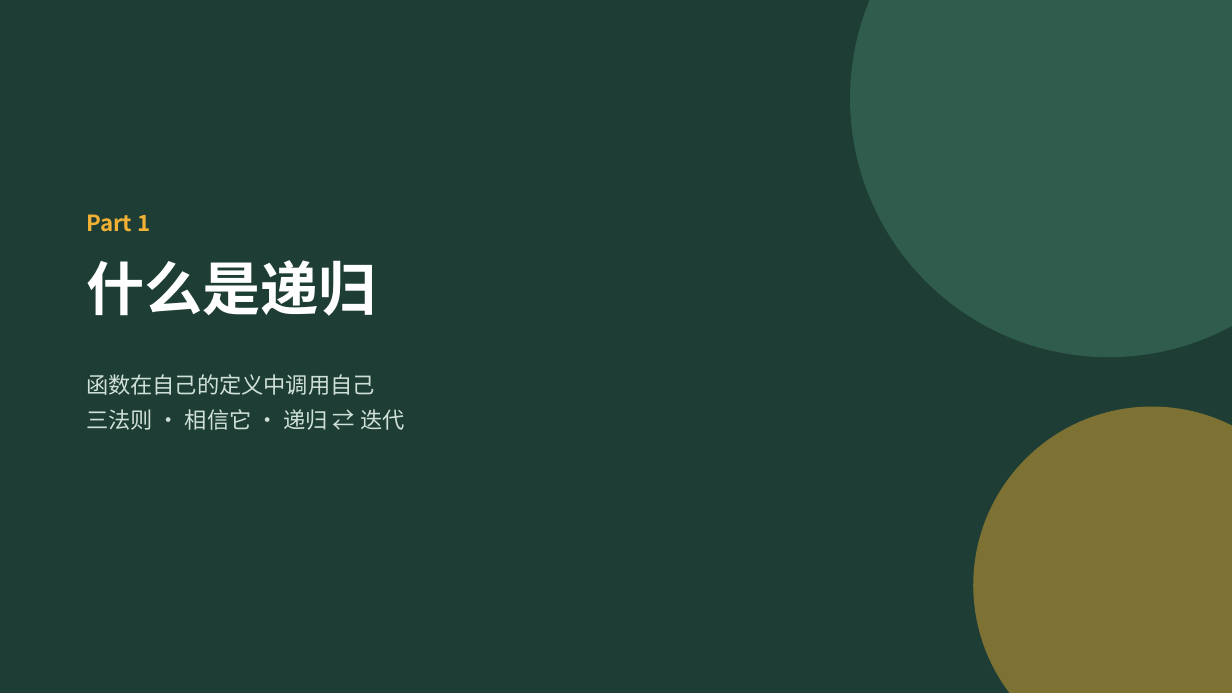
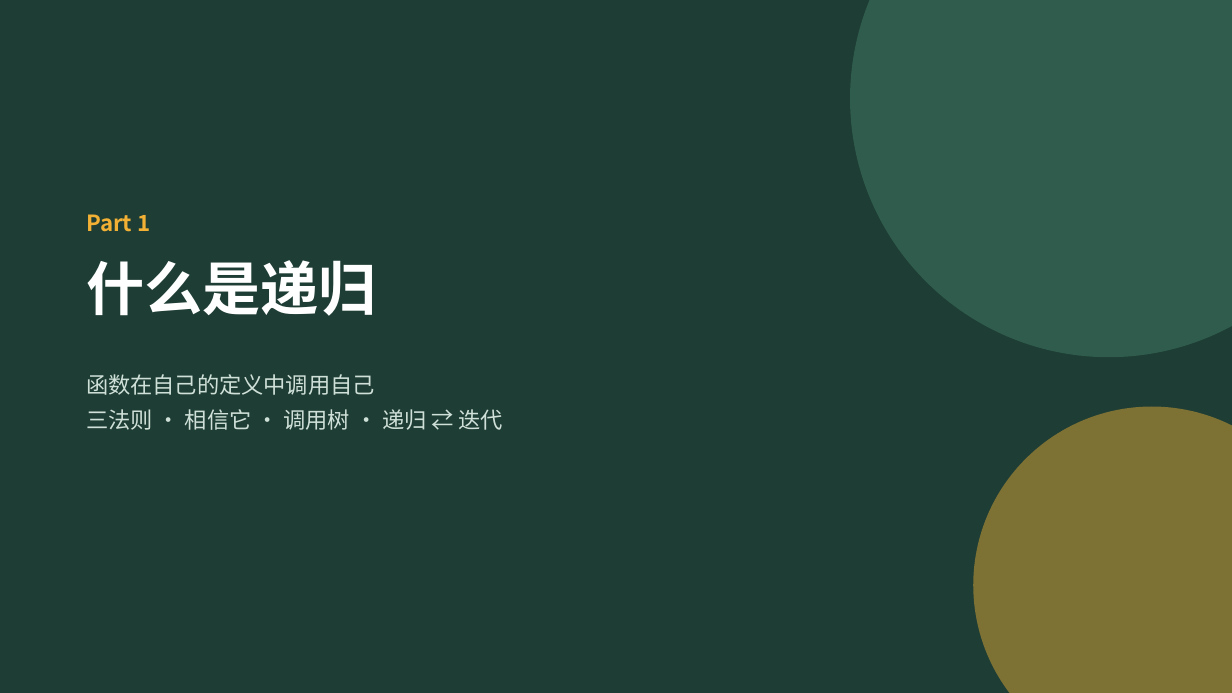
Before and after one commit to pangyouwei/2026fall-cs101, a slide deck: slide 4 of 课件/202610_ADS_W08_Recursion.pptx. Drawn at 1232x693 pixels with LibreOffice and Linux fonts; fonts in the diff are those of the drawing. Boxes give left, top, right and bottom in pixels: in the first picture for what was removed or moved away, otherwise in the second. Text is boxed around its words. In the diff, an @@ line names an element or a change of style, - is before the commit and + after.

```diff
--- a/课件/202610_ADS_W08_Recursion.pptx
+++ b/课件/202610_ADS_W08_Recursion.pptx
@@ text at <box>86,409,503,430</box>: text changed @@
-三法则 · 相信它 · 递归 ⇄ 迭代
+三法则 · 相信它 · 调用树 · 递归 ⇄ 迭代
```
Also in this commit, not shown: 35 other slides changed, 4 slides added, 12 other files.
